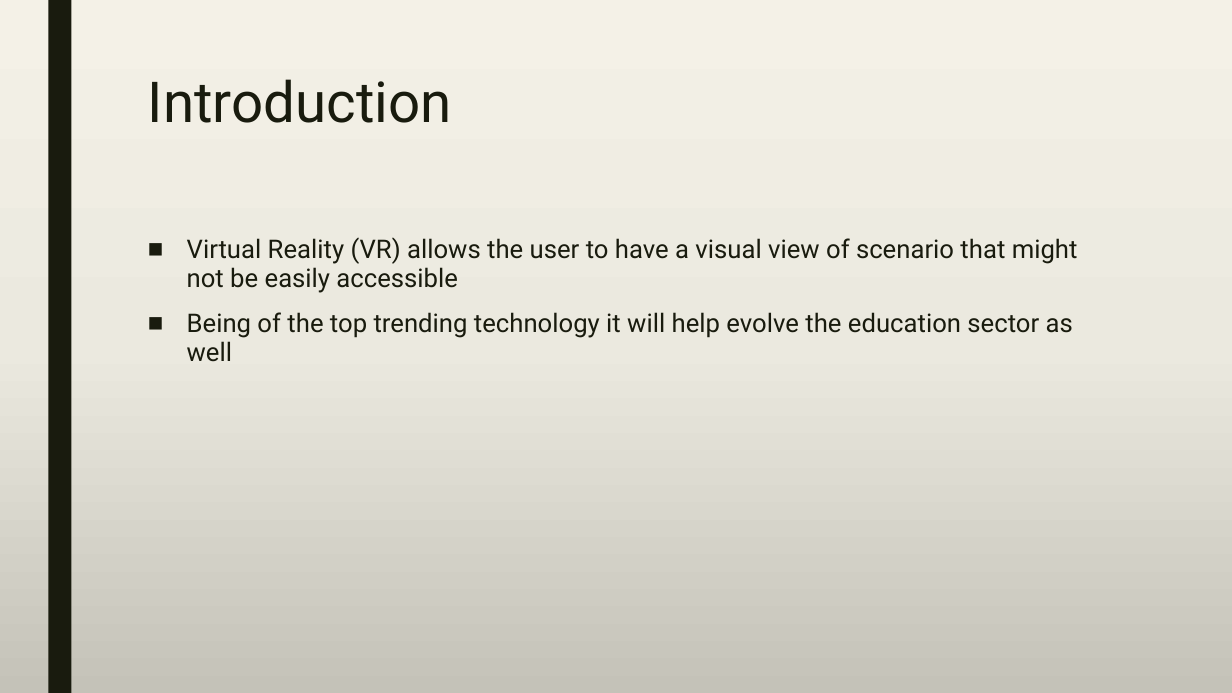
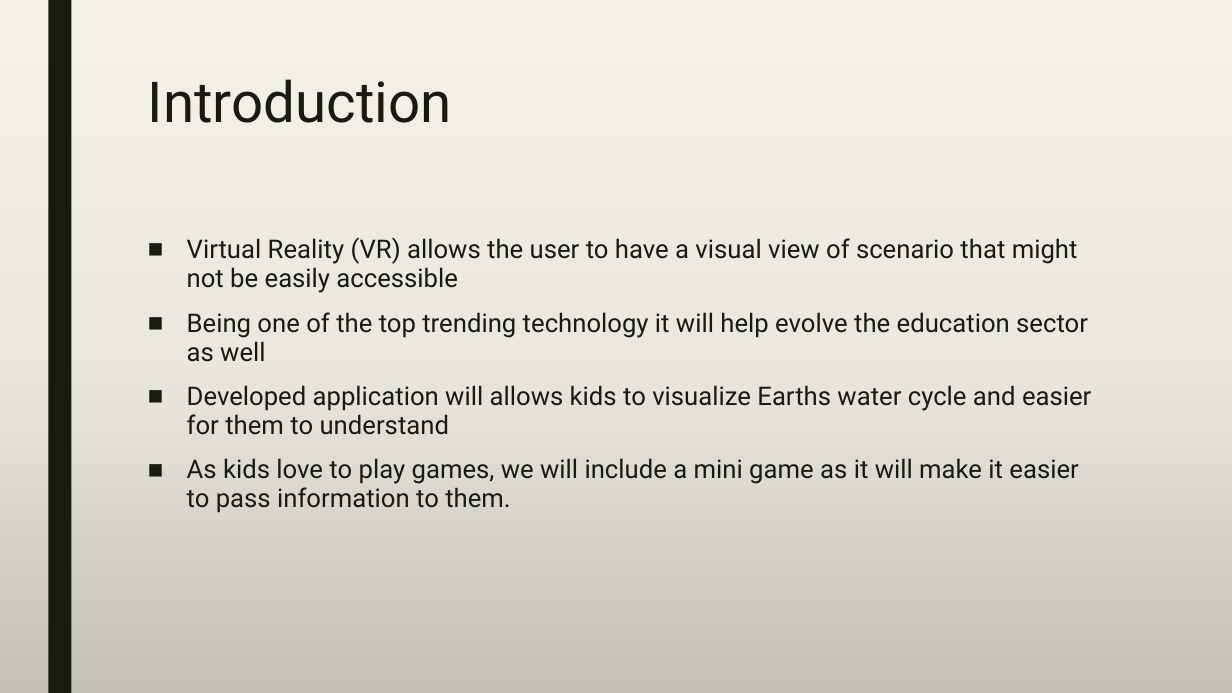
Before and after one commit to A-3li/Capstone, a slide deck: slide 3 of Capstone.pptx. Drawn at 1232x693 pixels with LibreOffice and Linux fonts; fonts in the diff are those of the drawing. Boxes give left, top, right and bottom in pixels: in the first picture for what was removed or moved away, otherwise in the second. Text is boxed around its words. In the diff, an @@ line names an element or a change of style, - is before the commit and + after.

```diff
--- a/Capstone.pptx
+++ b/Capstone.pptx
@@ text at box(187, 312, 1091, 513): text changed @@
-■ Being of the top trending technology it will help evolve the education sector as well
+■ Being one of the top trending technology it will help evolve the education sector as well
+■ Developed application will allows kids to visualize Earths water cycle and easier for them to understand
+■ As kids love to play games, we will include a mini game as it will make it easier to pass information to them.
```
Also in this commit, not shown: 6 other slides changed, 4 slides added, 1 slide removed.
